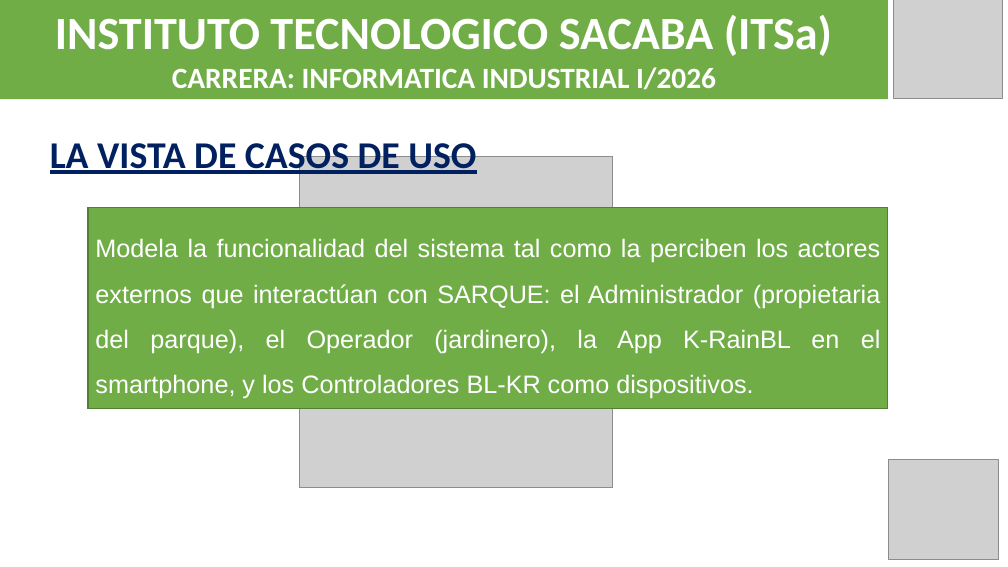
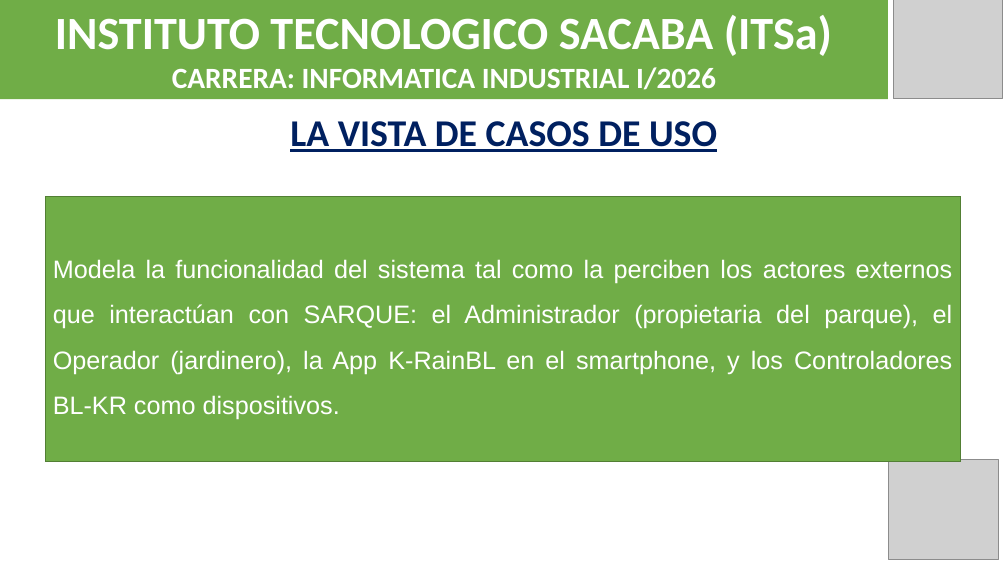
Before and after one commit to Jose12300552/quinta-verde-flow, a slide deck: slide 11 of PRESENTACION_SARQUE.pptx. Drawn at 1008x567 pixels with LibreOffice and Linux fonts; fonts in the diff are those of the drawing; grey boxes stand for pictures. Boxes give left, top, right and bottom in pixels: in the first picture for what was removed or moved away, otherwise in the second. Text is boxed around its words. In the diff, an @@ line names an element or a change of style, - is before the commit and + after.

```diff
--- a/PRESENTACION_SARQUE.pptx
+++ b/PRESENTACION_SARQUE.pptx
@@ text "LA VISTA DE CASOS DE ...": place and size @@
-text "LA VISTA DE CASOS DE ..." at box(50, 137, 476, 178)
+text "LA VISTA DE CASOS DE ..." at box(290, 121, 717, 152)
@@ text "LA VISTA DE CASOS DE ..." at box(290, 121, 717, 152): alignment left to centre @@
@@ picture removed at box(300, 157, 613, 488) @@
@@ rectangle "Modela la funcionalidad del sistema ...": place and size @@
-rectangle "Modela la funcionalidad del sistema ..." at box(88, 207, 888, 409)
+rectangle "Modela la funcionalidad del sistema ..." at box(45, 197, 960, 461)
```
Also in this commit, not shown: 21 other slides changed, 2 other files.
